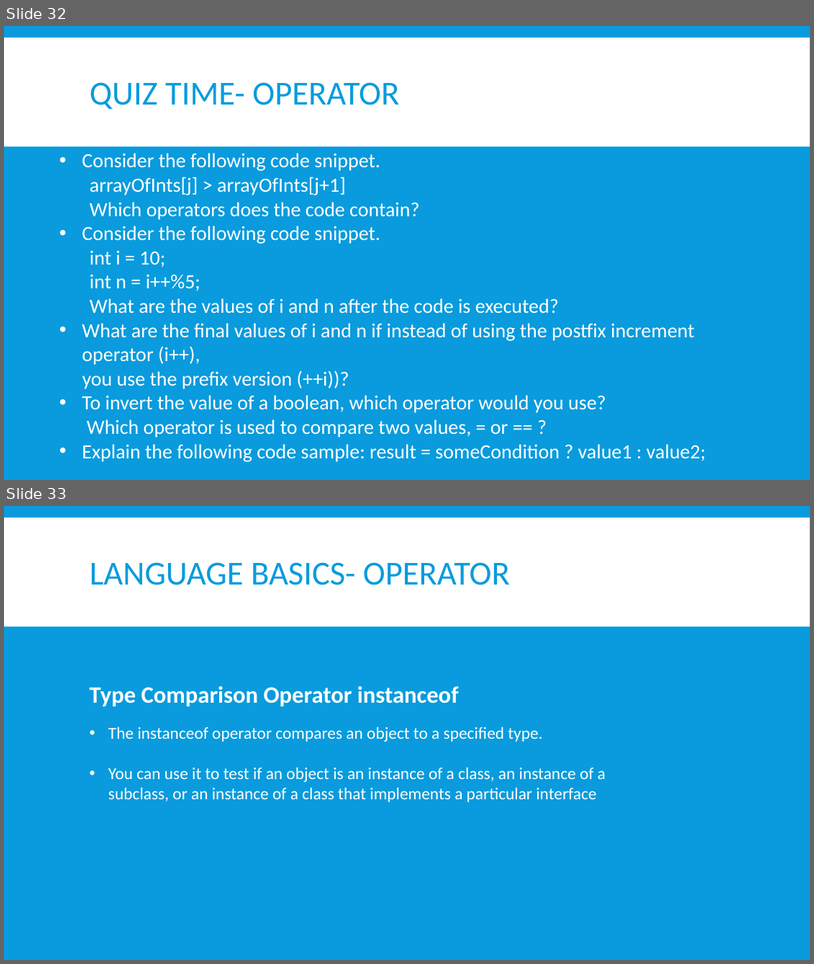
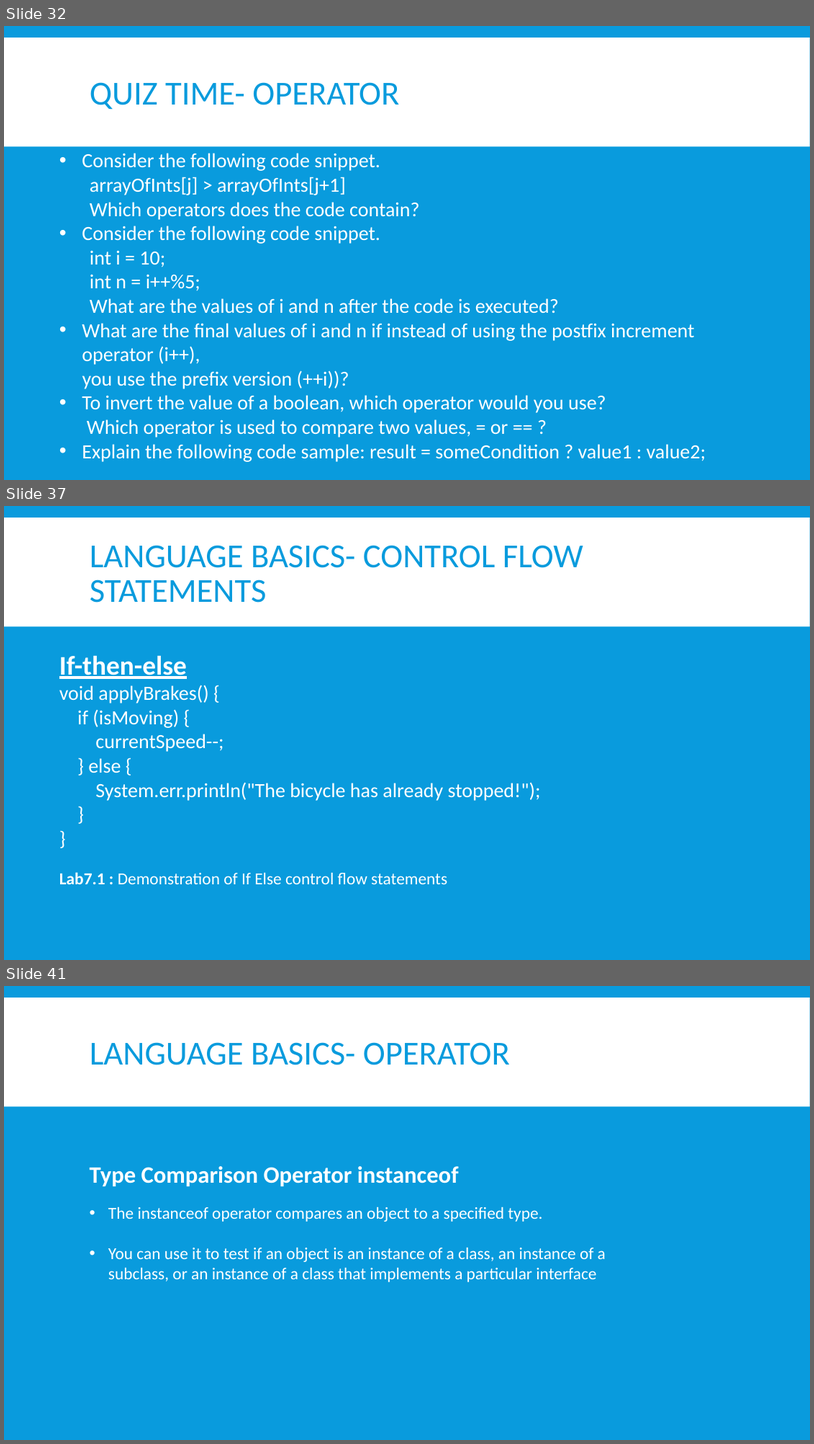
Before and after one commit to nmsgit1234/TechnicalDocs, a slide deck: training/core_java/core_java.pptx. Shown one above the other, each under a label of ours: slides 32 and 33 before the commit, slides 32, 37 and 41 after it; the slides between them are not shown. The pictures are 814x964 and 814x1444 pixels, drawn with LibreOffice and Linux fonts; fonts in the diff are those of the drawing. Boxes give left, top, right and bottom in pixels: in the first picture for what was removed or moved away, otherwise in the second. Text is boxed around its words. In the diff, an @@ line names an element or a change of style, - is before the commit and + after.

```diff
--- a/training/core_java/core_java.pptx
+++ b/training/core_java/core_java.pptx
@@ slide 37 added at [4,506,810,960], background #099BDD; not listed: 1 template element that a slide beside it also shows @@
@@ title added at [90,545,584,602], 40 pt, text #099BDD @@
+LANGUAGE BASICS- CONTROL FLOW STATEMENTS
@@ text added at [59,655,541,884], 24 pt, text #FFFFFF @@
+If-then-else
+void applyBrakes() {
+if (isMoving) {
+currentSpeed--;
+} else {
+System.err.println("The bicycle has already stopped!");
+}
+}
+Lab7.1 : Demonstration of If Else control flow statements
@@ what was slide 33 is now slide 41 @@
```
Also in this commit, not shown: 7 other slides added, 6 other files.
